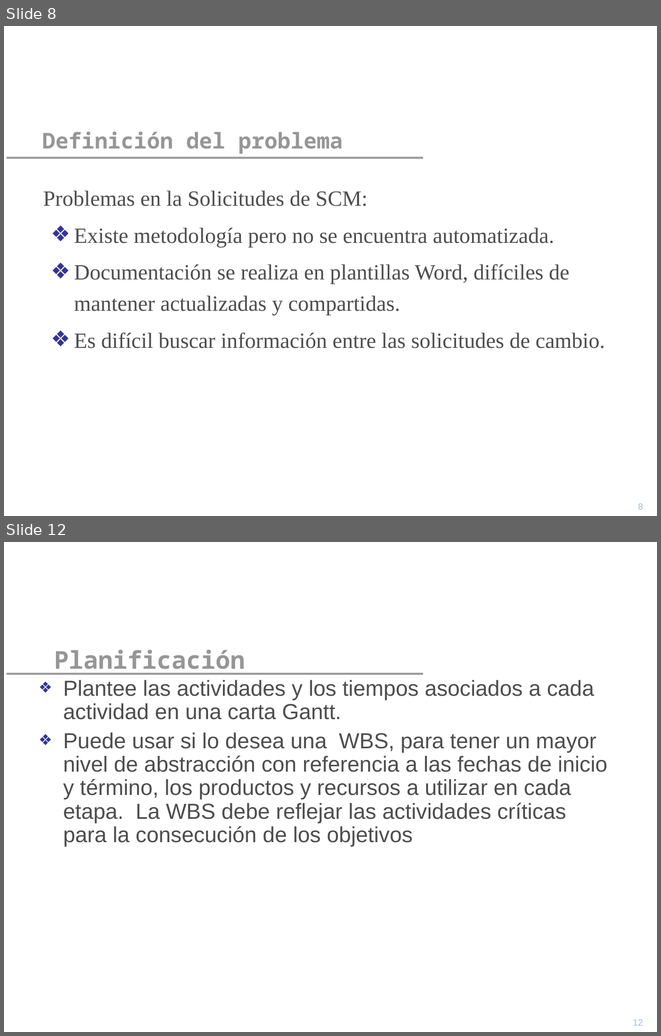
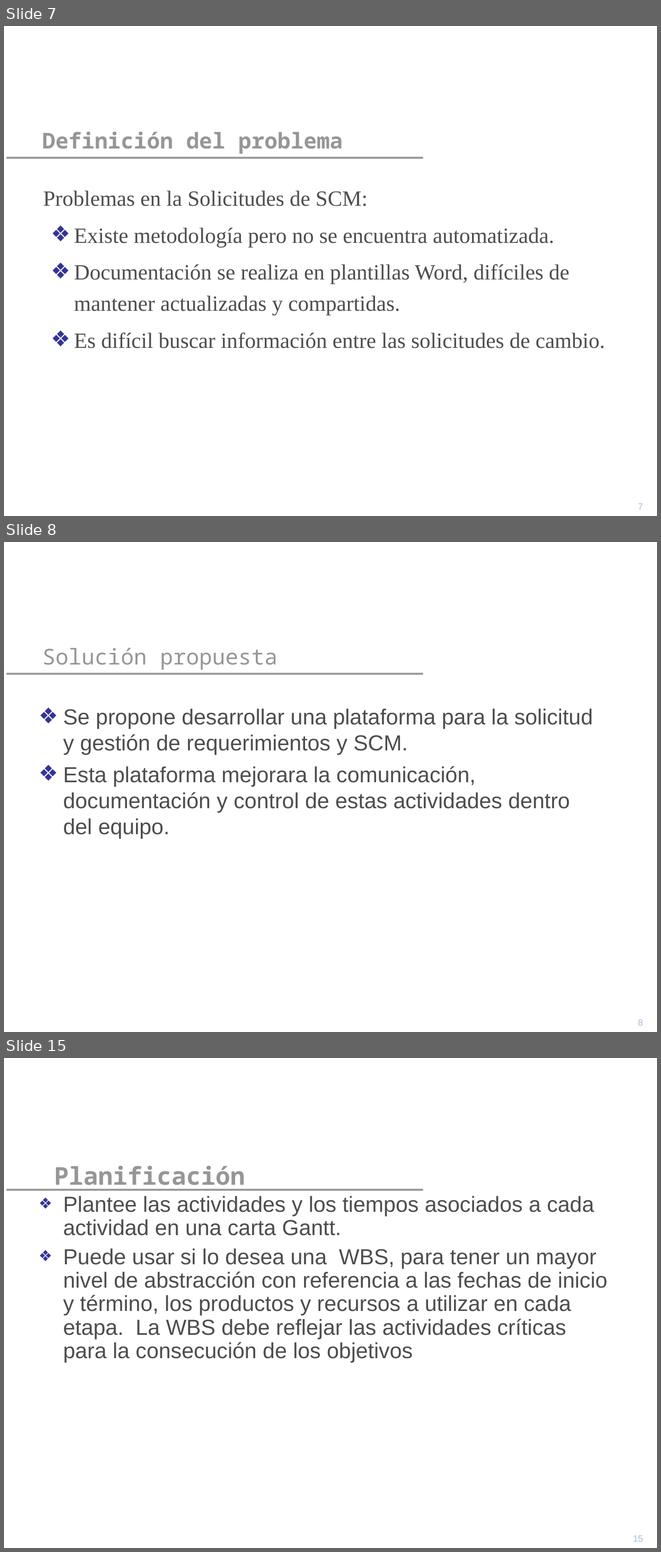
Before and after one commit to yano2h/TESIS, a slide deck: Informes/Propuesta/Precentacion_Propuesta.ppt. Shown one above the other, each under a label of ours: slides 8 and 12 before the commit, slides 7, 8 and 15 after it; the slides between them are not shown. The pictures are 661x1036 and 661x1552 pixels, drawn with LibreOffice and Linux fonts; fonts in the diff are those of the drawing; background and template pictures are left out. Boxes give left, top, right and bottom in pixels: in the first picture for what was removed or moved away, otherwise in the second. Text is boxed around its words. In the diff, an @@ line names an element or a change of style, - is before the commit and + after.

Commit message:
Se mejora la presentación

```diff
--- a/Informes/Propuesta/Precentacion_Propuesta.ppt
+++ b/Informes/Propuesta/Precentacion_Propuesta.ppt
@@ slide 8 added at <box>4,542,657,1032</box>, background picture (left out); not listed: 1 template element that a slide beside it also shows @@
@@ title added at <box>42,647,277,670</box>, 24 pt, text #969696 @@
+Solución propuesta
@@ text added at <box>63,708,593,839</box>, 24 pt, text #4D4D4D @@
+❖ Se propone desarrollar una plataforma para la solicitud y gestión de requerimientos y SCM.
+❖ Esta plataforma mejorara la comunicación, documentación y control de estas actividades dentro del equipo.
@@ page number added at <box>638,1019,643,1025</box>, 10 pt, text #9FBCDD @@
+8
@@ what was slide 8 is now slide 7 @@
@@ page number at <box>638,503,643,509</box>: text changed @@
-8
+7
@@ what was slide 12 is now slide 15 @@
@@ page number at <box>633,1535,643,1541</box>: text changed @@
-12
+15
```
Also in this commit, not shown: 1 slide changed, 7 other slides added, 5 slides removed.
